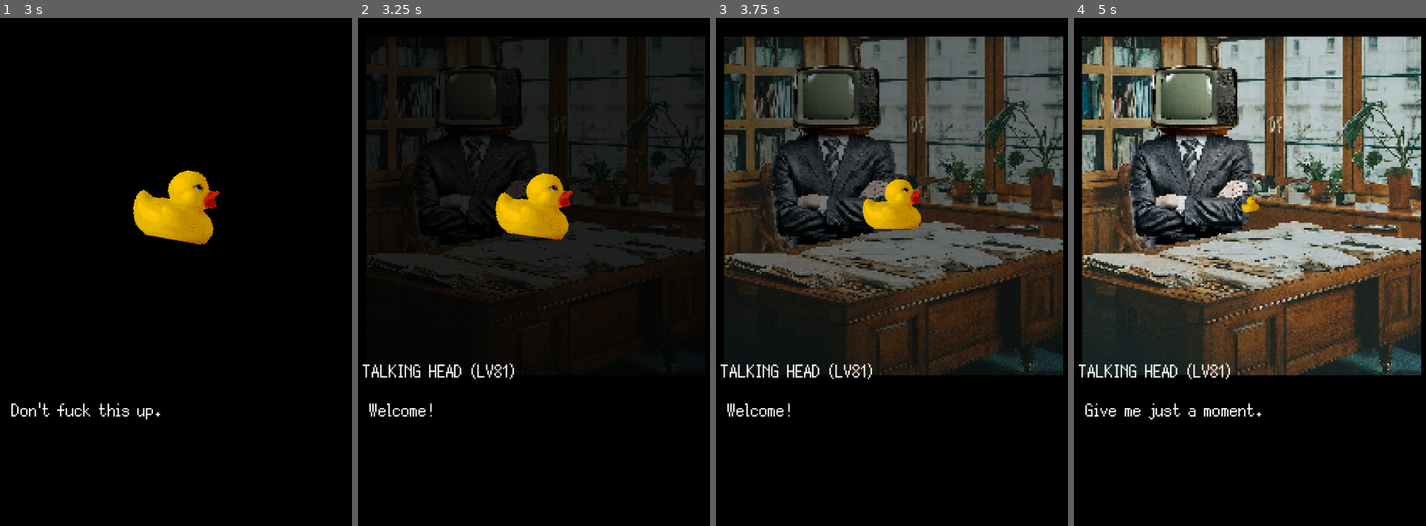
Above: before the commit, frames 1-4 (left to right).
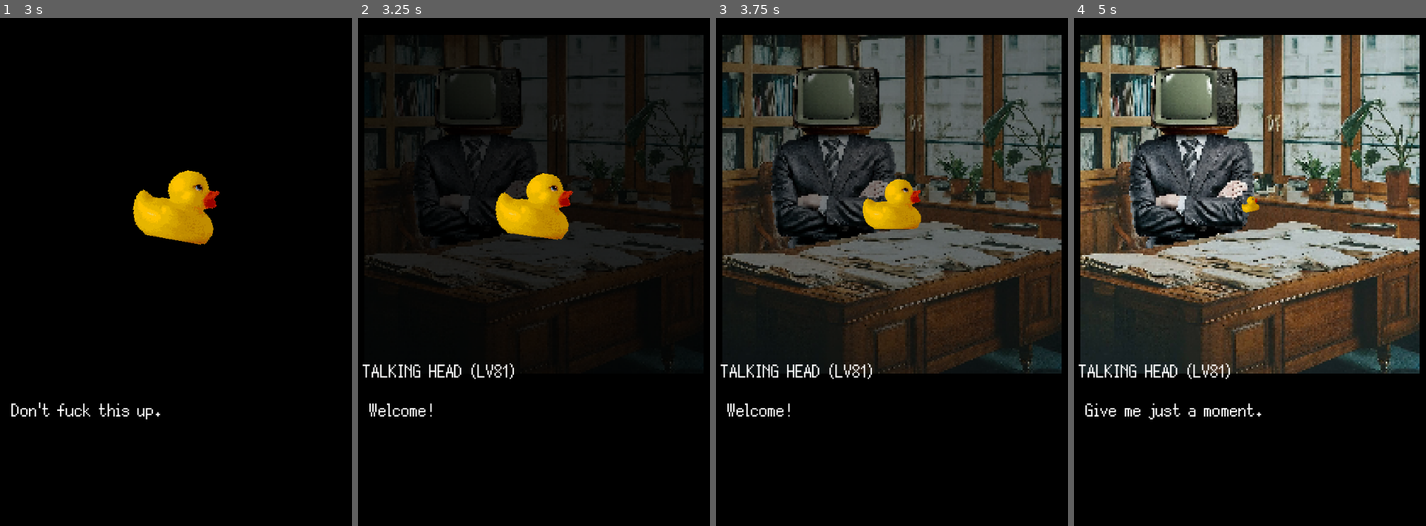
Above: after the commit, the same moments.

Repository: Cuber01/GoldenDuck
Game: Godot game, scene res://main.tscn
Two runs of this game, one before a commit and one after it. Both use one fixed random seed, a clock stepped at 60 frames per second and the inputs below. Sound files missing from this copy of the repository are replaced by a short silence.
Inputs (mouse positions are in pixels of both pictures, inside the frame that each line leads up to):
- Up to frame 1 (3 s): tap Enter (ui_accept) at 0.5, 0.77, 1.52 s; move the mouse to (outside the picture) at 0.52 s; move the mouse to (158, 297) at 1.27 s; move the mouse to (327, 160) at 2.02 s; move the mouse to (242, 373) at 2.77 s
- Up to frame 2 (3.25 s): tap Enter (ui_accept) at 3.02 s
- Up to frame 3 (3.75 s): move the mouse to (outside the picture) at 3.52 s
- Up to frame 4 (5 s): tap Enter (ui_accept) at 3.77, 4.52 s; move the mouse to (1176, 195) at 4.27 s

Frame 1 is identical in both runs. In frame 2, 0.7% of the frame differs, in the area x 1-99%, y 3-68%; in frame 3, 8.0%; in frame 4, 15%, in the area x 1-99%, y 3-71%.

Commit message:
Made buttons juicy

Diff:
--- a/Game.gd
+++ b/Game.gd
@@ -64,7 +64,7 @@
 func choice_menu(choices: Array):
 	DialogueLabel.text = ""
 	NPCLabel.text = ""
-	choices_menu = ChoicesMenu.init(Vector2(13, 225), choices, _on_choice_taken)
+	choices_menu = ChoicesMenu.init(Vector2(10, 225), choices, _on_choice_taken)
 	enter_to_continue = false
 	add_child(choices_menu)
 
--- a/project.godot
+++ b/project.godot
@@ -25,6 +25,10 @@
 window/stretch/scale=3.0
 window/stretch/scale_mode="integer"
 
+[gui]
+
+theme/defaults/default_clear_color=Color(0, 0, 0, 1)
+
 [internationalization]
 
 locale/translations_pot_files=PackedStringArray("res://dialogues/intro.dialogue")
--- a/scenery/office.tscn
+++ b/scenery/office.tscn
@@ -27,7 +27,7 @@
 [node name="Office" type="Node2D"]
 
 [node name="Office" type="Sprite2D" parent="."]
-position = Vector2(101, 101)
+position = Vector2(100, 100)
 texture = ExtResource("1_hscym")
 
 [node name="TVGuy" type="AnimatedSprite2D" parent="."]
@@ -35,5 +35,5 @@
 sprite_frames = SubResource("SpriteFrames_bof3k")
 
 [node name="Desk" type="Sprite2D" parent="."]
-position = Vector2(101, 100)
+position = Vector2(100, 100)
 texture = ExtResource("4_tkvun")
--- a/ui/ButtonMenu.gd
+++ b/ui/ButtonMenu.gd
@@ -1,5 +1,5 @@
 class_name ChoicesMenu
-extends BoxContainer
+extends Control
 
 const MY_SCENE = preload("res://ui/choices_menu.tscn")
 const BUTTON_OFFSET: int = 10
@@ -24,8 +24,8 @@
 		i += 1
 
 	for btn in buttons:
-		add_child(btn)
+		btn.set_focus_mode(Control.FOCUS_ALL)
+		$MarginContainer/VBoxContainer.add_child(btn)
 		btn.connect("choice_taken", onChoice)
 
-	set_focus_mode(Control.FOCUS_CLICK)
-	grab_focus.call_deferred()
+	buttons[0].grab_focus.call_deferred()
--- a/ui/button.gd
+++ b/ui/button.gd
@@ -1,7 +1,11 @@
 extends Button
 class_name ChoiceButton
 
-const MY_SCENE = preload("res://ui/button.tscn")
+const MY_SCENE := preload("res://ui/button.tscn")
+const CLICK_SOUND := preload("res://assets/sounds/ui-select.wav")
+
+var old_stylebox: StyleBox
+
 signal choice_taken(id: String)
 
 static func init(text, position) -> ChoiceButton:
@@ -10,5 +14,28 @@
 	new_button.text = text
 	return new_button
 
+func _ready():
+	$AudioStreamPlayer.stream = CLICK_SOUND
+	old_stylebox = get_theme_stylebox("normal")
+
 func _on_pressed():
+	$AudioStreamPlayer.play()
+	await $AudioStreamPlayer.finished
 	choice_taken.emit(text)
+
+func _on_mouse_entered():
+	grab_focus.call_deferred()
+
+func _on_mouse_exited():
+	release_focus.call_deferred()
+
+func _on_focus_entered():
+	var new_stylebox = get_theme_stylebox("normal").duplicate()
+
+	new_stylebox.content_margin_left = 8
+	add_theme_stylebox_override("normal", new_stylebox)
+	$AudioStreamPlayer.play()
+
+func _on_focus_exited():
+	remove_theme_stylebox_override("normal")
+	add_theme_stylebox_override("normal", old_stylebox)
--- a/ui/button.tscn
+++ b/ui/button.tscn
@@ -1,21 +1,38 @@
-[gd_scene load_steps=5 format=3 uid="uid://citbjsmrsmef4"]
+[gd_scene load_steps=6 format=3 uid="uid://citbjsmrsmef4"]
 
 [ext_resource type="FontFile" uid="uid://bltlmx5euowoc" path="res://assets/Silver.ttf" id="1_ko3cd"]
 [ext_resource type="Script" path="res://ui/button.gd" id="2_83255"]
 
-[sub_resource type="StyleBoxFlat" id="StyleBoxFlat_yanwr"]
+[sub_resource type="FontVariation" id="FontVariation_4fd2d"]
+base_font = ExtResource("1_ko3cd")
+spacing_bottom = -4
+
+[sub_resource type="StyleBoxFlat" id="StyleBoxFlat_0emg1"]
+content_margin_left = 4.0
 bg_color = Color(0, 0, 0, 1)
+border_color = Color(0.8, 0.8, 0.8, 0)
+corner_detail = 1
 
 [sub_resource type="StyleBoxFlat" id="StyleBoxFlat_p7j0o"]
+content_margin_left = 8.0
 bg_color = Color(1, 0.317647, 0.427451, 1)
 
 [node name="Button" type="Button"]
 offset_right = 41.0
 offset_bottom = 19.0
-theme_override_fonts/font = ExtResource("1_ko3cd")
+theme_override_fonts/font = SubResource("FontVariation_4fd2d")
 theme_override_font_sizes/font_size = 16
-theme_override_styles/normal = SubResource("StyleBoxFlat_yanwr")
-theme_override_styles/hover = SubResource("StyleBoxFlat_p7j0o")
+theme_override_styles/normal = SubResource("StyleBoxFlat_0emg1")
+theme_override_styles/hover = SubResource("StyleBoxFlat_0emg1")
+theme_override_styles/focus = SubResource("StyleBoxFlat_p7j0o")
+flat = true
+alignment = 0
 script = ExtResource("2_83255")
 
+[node name="AudioStreamPlayer" type="AudioStreamPlayer" parent="."]
+
+[connection signal="focus_entered" from="." to="." method="_on_focus_entered"]
+[connection signal="focus_exited" from="." to="." method="_on_focus_exited"]
+[connection signal="mouse_entered" from="." to="." method="_on_mouse_entered"]
+[connection signal="mouse_exited" from="." to="." method="_on_mouse_exited"]
 [connection signal="pressed" from="." to="." method="_on_pressed"]
--- a/ui/choices_menu.tscn
+++ b/ui/choices_menu.tscn
@@ -2,7 +2,25 @@
 
 [ext_resource type="Script" path="res://ui/ButtonMenu.gd" id="1_18en0"]
 
-[node name="BoxContainer" type="BoxContainer"]
+[node name="ChoicesMenu" type="Control"]
+layout_mode = 3
+anchors_preset = 13
+anchor_left = 0.5
+anchor_right = 0.5
+anchor_bottom = 1.0
+offset_left = -505.0
+offset_right = -407.0
+grow_horizontal = 2
+grow_vertical = 2
+size_flags_vertical = 3
+script = ExtResource("1_18en0")
+
+[node name="MarginContainer" type="MarginContainer" parent="."]
+layout_mode = 0
 offset_right = 40.0
 offset_bottom = 40.0
-script = ExtResource("1_18en0")
+
+[node name="VBoxContainer" type="VBoxContainer" parent="MarginContainer"]
+custom_minimum_size = Vector2(200, 40)
+layout_mode = 2
+theme_override_constants/separation = 0
